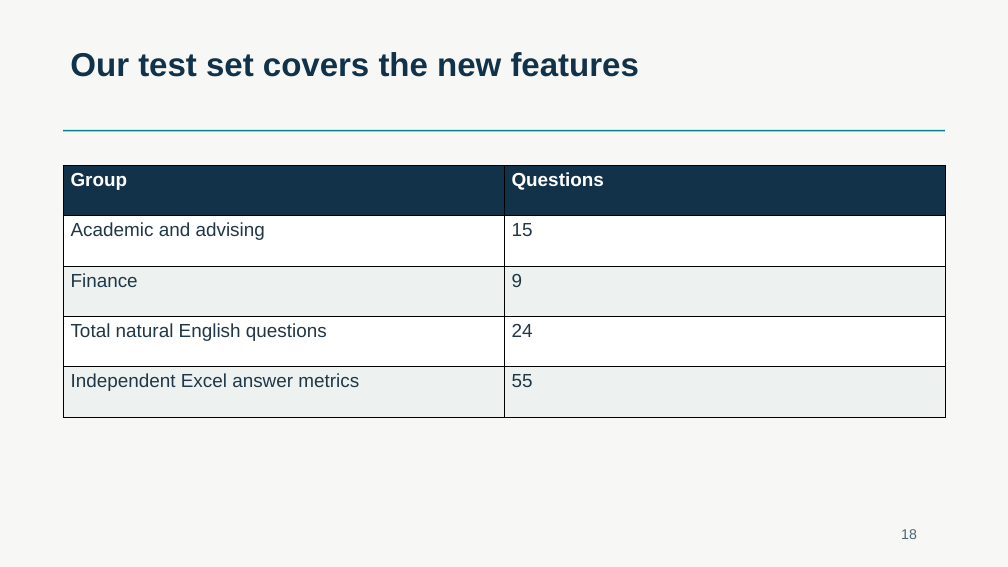
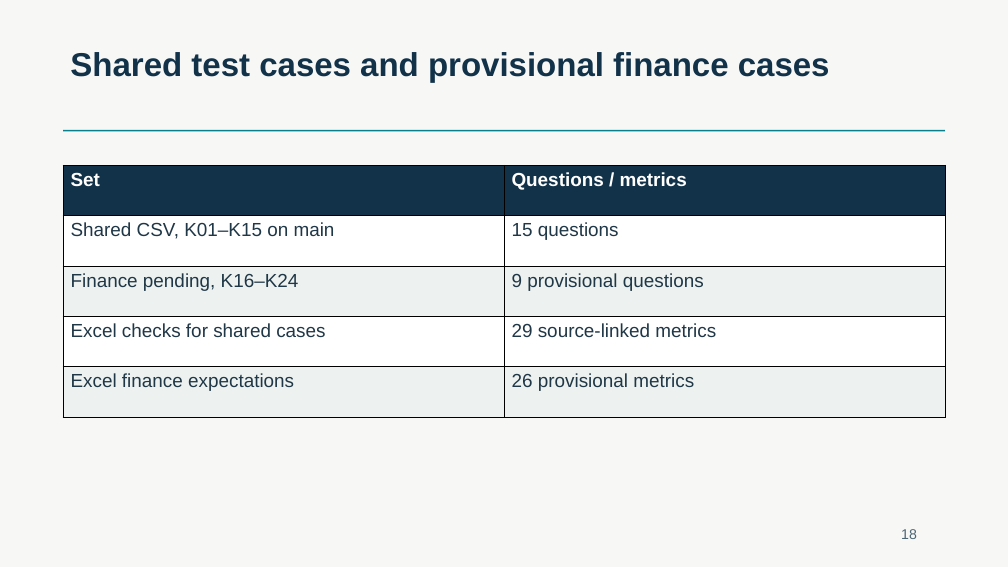
Before and after one commit to HaHiepThanh/mcp-ts, a slide deck: slide 18 of phase2/runs/khoa/MCP-TS-SDK-phase2.pptx. Drawn at 1008x567 pixels with LibreOffice and Linux fonts; fonts in the diff are those of the drawing. Boxes give left, top, right and bottom in pixels: in the first picture for what was removed or moved away, otherwise in the second. Text is boxed around its words. In the diff, an @@ line names an element or a change of style, - is before the commit and + after.

Commit message:
fix(phase2): isolate provisional finance cases and make Khoa runs reproducible

```diff
--- a/phase2/runs/khoa/MCP-TS-SDK-phase2.pptx
+++ b/phase2/runs/khoa/MCP-TS-SDK-phase2.pptx
@@ text at box(70, 52, 830, 82): text changed @@
-Our test set covers the new features
+Shared test cases and provisional finance cases
@@ table at box(63, 166, 944, 417) @@
-row 1, column 1: Group
+row 1, column 1: Set
-row 1, column 2: Questions
+row 1, column 2: Questions / metrics
-row 2, column 1: Academic and advising
+row 2, column 1: Shared CSV, K01–K15 on main
-row 2, column 2: 15
+row 2, column 2: 15 questions
-row 3, column 1: Finance
+row 3, column 1: Finance pending, K16–K24
-row 3, column 2: 9
+row 3, column 2: 9 provisional questions
-row 4, column 1: Total natural English questions
+row 4, column 1: Excel checks for shared cases
-row 4, column 2: 24
+row 4, column 2: 29 source-linked metrics
-row 5, column 1: Independent Excel answer metrics
+row 5, column 1: Excel finance expectations
-row 5, column 2: 55
+row 5, column 2: 26 provisional metrics
```
Also in this commit, not shown: 15 other slides changed, 30 other files.
